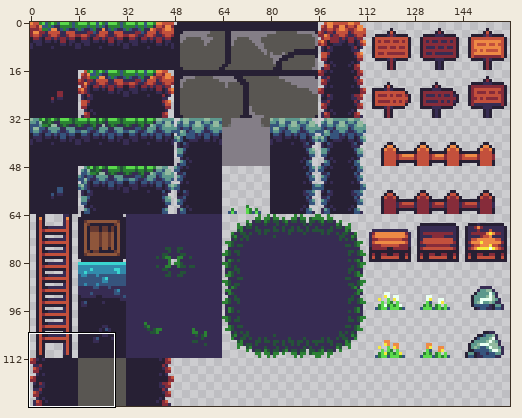
Sprite sheet -- assets/forrest/tiles.png. Above, an overview of the earlier version with the close-up marked.
Close-up. As it was:
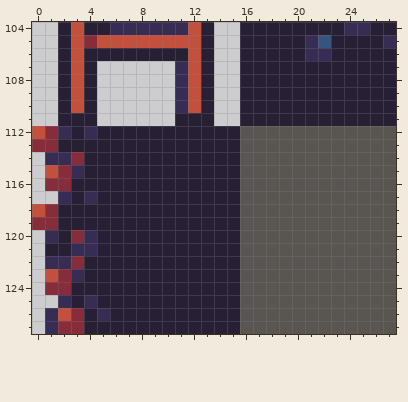
The file is 160x128 pixels. Colours within 5 levels of each other are drawn and written as one. Shown: x 0..27, y 104..127.
And afterwards:
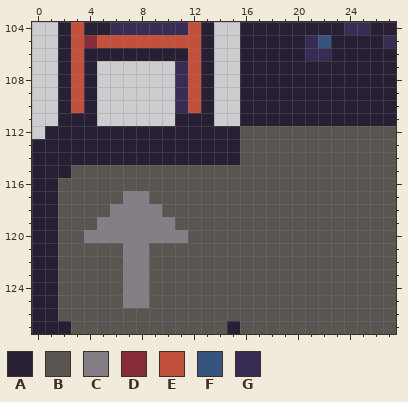
Palette (. is transparent): A #272034  B #595652  C #847e87  D #862c3a  E #c3503c  F #36547d  G #372c53
Commit: add climbing animation
What changed:
The author put colour A in rows 114 to 116 at x 0; in row 117 at x 0 to 1; in rows 120 to 124 at x 0; in row 125 at x 0 to 1; in rows 126 to 127 at x 0.
Colour D becomes colour A in row 112 at x 1; in row 113 at x 0 to 1; in row 114 at x 3; in row 115 at x 2; in row 116 at x 1; in row 118 at x 1.
Colour D becomes colour A in row 119 at x 0 to 1; in row 124 at x 1; in row 127 at x 2.
Colour E becomes colour A in row 115 at x 1; in row 118 at x 0; in row 123 at x 1.
Colour G becomes colour A in row 112 at x 2 and 4; in row 114 at x 1 to 2; in row 120 at x 1; in row 122 at x 1; in rows 126 to 127 at x 1.
Colour A becomes colour B in row 115 at x 4 to 15; in row 116 at x 3 to 15; in row 117 at x 3, 5 to 6 and 9 to 15; in row 118 at x 2 to 5 and 10 to 15; in row 119 at x 2 to 4 and 11 to 15; in row 120 at x 2 and 12 to 15.
Colour A becomes colour B in row 121 at x 2, 5 to 6 and 9 to 15; in rows 122 to 123 at x 4 to 6 and 9 to 15; in row 124 at x 3 to 6 and 9 to 15; in row 125 at x 3, 5 to 6 and 9 to 15; in row 126 at x 4 and 6 to 15; in row 127 at x 4 to 14.
Colour D becomes colour B in row 116 at x 2; in row 120 at x 3; in row 122 at x 3; in rows 123 to 124 at x 2; in rows 126 to 127 at x 3.
Colour E becomes colour B in row 126 at x 2.
Colour G becomes colour B in row 115 at x 3; in row 117 at x 2 and 4; in row 121 at x 3 to 4; in row 122 at x 2; in row 123 at x 3; in row 125 at x 2 and 4.
Colour G becomes colour B in row 126 at x 5.
Colour A becomes colour C in row 117 at x 7 to 8; in row 118 at x 6 to 9; in row 119 at x 5 to 10; in row 120 at x 5 to 11; in rows 121 to 125 at x 7 to 8.
Colour G becomes colour C in row 120 at x 4.
The edit erases colour E in row 112 at x 0.
Where, in picture pixels (left, top, right, bottom), the same in both close-ups:
changed: (32, 126, 240, 334)
